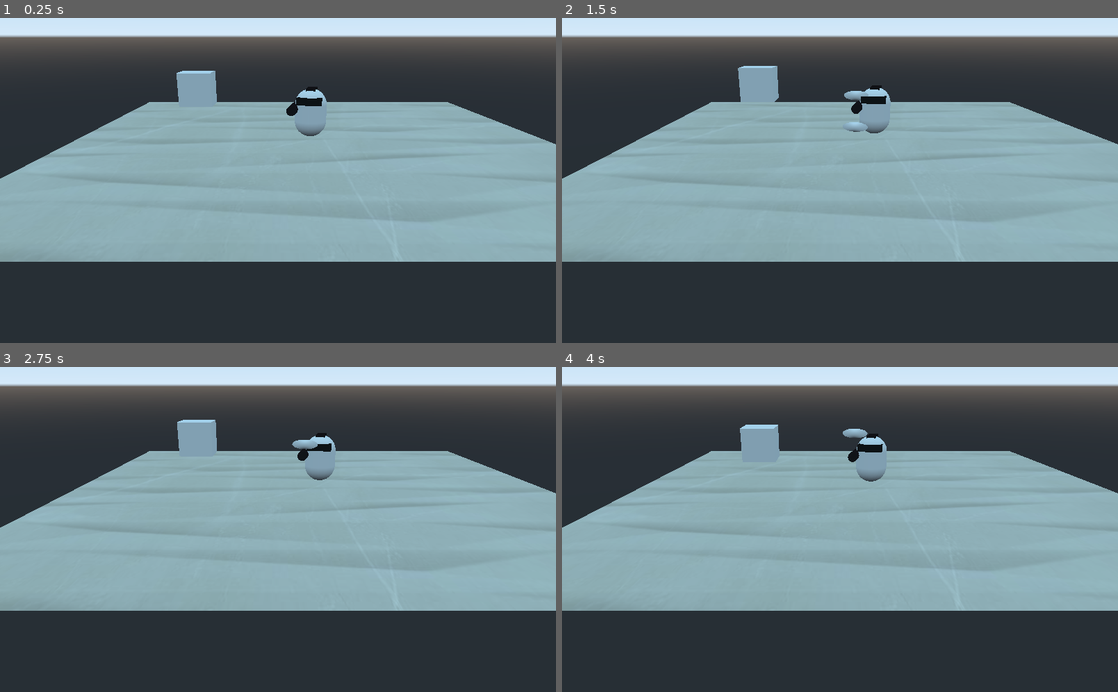
Above: before the commit, frames 1-4 (two rows, left to right).
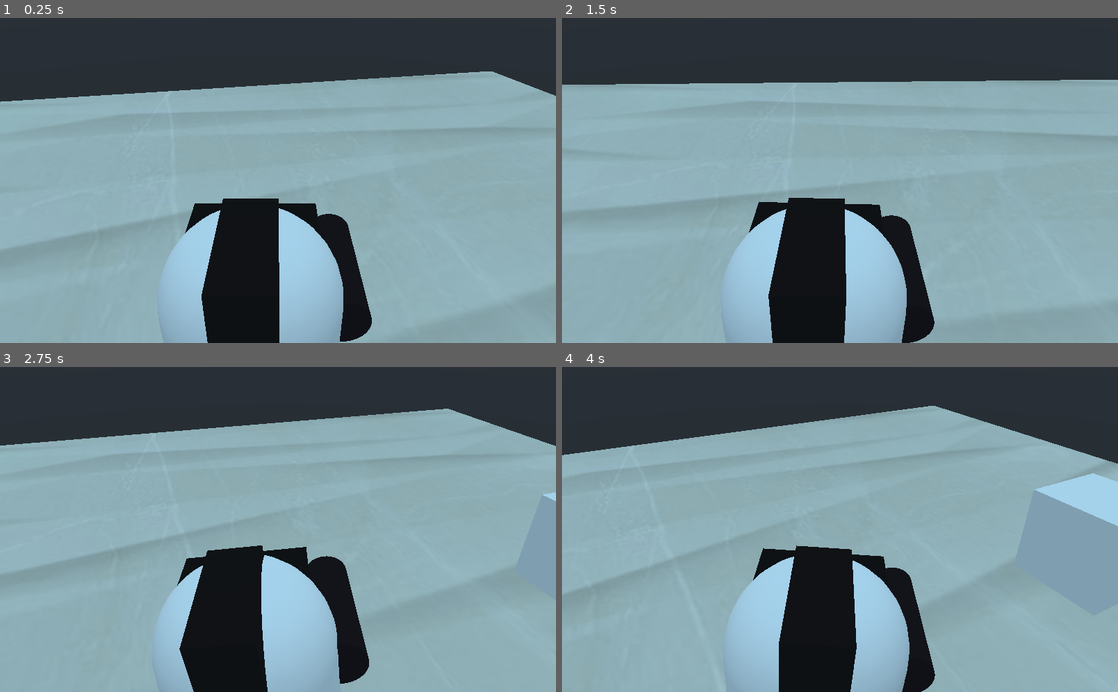
Above: after the commit, the same moments.

Repository: MrPeanutbutter434/Laser-Game-FPS
Game: Godot game, scene res://Scenes/Landing.tscn
The game is run twice, just before and just after one commit, with the same random seed, the same clock (stepped at 60 frames per second) and the same inputs.
Inputs (mouse positions are in pixels of both pictures, inside the frame that each line leads up to):
- Up to frame 1 (0.25 s): no input
- Up to frame 2 (1.5 s): move the mouse to (962, 164) at 0.52 s; hold Right (move_right) 0.53-1.28 s; tap Space (shoot) at 0.6, 1.35 s; move the mouse to (728, 196) at 1.27 s; hold Down (move_backwards) from 1.28 s (still down)
- Up to frame 3 (2.75 s): move the mouse to (333, 458) at 2.02 s; release Down (move_backwards) at 2.03 s; hold Right (move_right) from 2.03 s (still down); tap Space (shoot) at 2.1 s
- Up to frame 4 (4 s): move the mouse to (812, 594) at 2.77 s; release Right (move_right) at 2.78 s; hold Up (move_forward) 2.78-3.53 s; tap Space (shoot) at 2.85, 3.6 s; move the mouse to (1006, 578) at 3.52 s; hold Left (move_left) from 3.53 s (still down)

The runs differ from the first frame. In frame 1, 52% of the frame differs, in the area x 0-100%, y 0-100%; in frame 2, 53%; in frame 3, 55%; in frame 4, 54%.
Error after the commit: Invalid get index 'global_transform' (on base: 'null instance'). (res://Scenes/Scripts/Player.gd:49)

Commit message:
Added mouse rotation for player (#4)
* Added rotation

- Player can rotate with mouse input

* Update Landing.tscn

- Remove physics material from ground

Diff:
--- a/Scenes/Landing.tscn
+++ b/Scenes/Landing.tscn
@@ -10,19 +10,23 @@
 [node name="Node" type="Node"]
 
 [node name="Ground" parent="." instance=ExtResource( 2 )]
-
-[node name="Camera" type="Camera" parent="."]
-transform = Transform( -1, 1.11444e-07, -3.06191e-07, 0, 0.939693, 0.34202, 3.25841e-07, 0.34202, -0.939693, 2.06783, 6.2486, -25.1601 )
-keep_aspect = 0
+collision_mask = 2
+physics_material_override = null
 
 [node name="Player" parent="." instance=ExtResource( 1 )]
 transform = Transform( 0.210147, 0.97767, -1.59283e-07, 0, -1.62921e-07, -1, -0.97767, 0.210147, -3.42374e-08, 0, 1.67609, 0 )
+
+[node name="Camera" type="Camera" parent="Player"]
+transform = Transform( 8.14603e-08, 0.5, -0.866025, 1, -1.62921e-07, 0, -1.41093e-07, -0.866025, -0.5, -3.15973, 0.286945, -3.78172 )
+keep_aspect = 0
 
 [node name="Objects" type="Node" parent="."]
 
 [node name="RigidBody" type="RigidBody" parent="Objects"]
 transform = Transform( 1, 0, 0, 0, 1, 0, 0, 0, 1, 7.06325, 3.43701, 0 )
 collision_layer = 2
+collision_mask = 0
+mass = 10.0
 __meta__ = {
 "_edit_group_": true
 }
--- a/Scenes/Players/Player.tscn
+++ b/Scenes/Players/Player.tscn
@@ -2,51 +2,50 @@
 
 [ext_resource path="res://Scenes/Scripts/Player.gd" type="Script" id=1]
 
-[sub_resource type="CapsuleShape" id=1]
+[sub_resource type="CubeMesh" id=9]
 
-[sub_resource type="CapsuleMesh" id=2]
+[sub_resource type="SpatialMaterial" id=10]
+albedo_color = Color( 0.027451, 0.00392157, 0.00392157, 1 )
 
 [sub_resource type="CubeMesh" id=3]
 
 [sub_resource type="SpatialMaterial" id=4]
-albedo_color = Color( 0.027451, 0.00392157, 0.00392157, 1 )
+albedo_color = Color( 0.0627451, 0.0117647, 0.0117647, 1 )
 
-[sub_resource type="CubeMesh" id=5]
+[sub_resource type="CylinderMesh" id=5]
 
 [sub_resource type="SpatialMaterial" id=6]
-albedo_color = Color( 0.0627451, 0.0117647, 0.0117647, 1 )
+albedo_color = Color( 0.0862745, 0.0235294, 0.0509804, 1 )
 
-[sub_resource type="CylinderMesh" id=7]
+[sub_resource type="CapsuleMesh" id=7]
 
-[sub_resource type="SpatialMaterial" id=8]
-albedo_color = Color( 0.0862745, 0.0235294, 0.0509804, 1 )
+[sub_resource type="CapsuleShape" id=8]
 
 [node name="Player" type="KinematicBody"]
 transform = Transform( 1, 0, 0, 0, -1.62921e-07, -1, 0, 1, -1.62921e-07, 0.00346375, 0, 0 )
 script = ExtResource( 1 )
-__meta__ = {
-"_edit_group_": true
-}
+
+[node name="RotationHelper" type="Spatial" parent="."]
+
+[node name="Eyes" type="MeshInstance" parent="RotationHelper"]
+transform = Transform( 0.6, 0, 0, 0, 0.762822, -8.89691e-08, 0, -8.89691e-08, 0.216734, 0.437992, -1.31813e-07, -0.809062 )
+mesh = SubResource( 9 )
+material/0 = SubResource( 10 )
+
+[node name="MeshInstance" type="MeshInstance" parent="RotationHelper"]
+transform = Transform( 0.691364, 0, 0, 0, -1.62921e-07, -0.295723, 0, 1, -4.81795e-08, -0.295412, -8.33064e-08, -0.511331 )
+mesh = SubResource( 3 )
+material/0 = SubResource( 4 )
+
+[node name="Hand" type="MeshInstance" parent="RotationHelper"]
+transform = Transform( -9.81854e-08, -0.815482, 5.70075e-22, 0.3, -4.01339e-07, 1.12678e-08, -1.12678e-08, 1.50741e-14, 0.3, 0.6, 1, -0.3 )
+mesh = SubResource( 5 )
+material/0 = SubResource( 6 )
+
+[node name="Body" type="MeshInstance" parent="RotationHelper"]
+mesh = SubResource( 7 )
+material/0 = null
 
 [node name="CollisionShape" type="CollisionShape" parent="."]
 visible = false
-shape = SubResource( 1 )
-
-[node name="Body" type="MeshInstance" parent="."]
-mesh = SubResource( 2 )
-material/0 = null
-
-[node name="Eyes" type="MeshInstance" parent="."]
-transform = Transform( 0.6, 0, 0, 0, 0.762822, -8.89691e-08, 0, -8.89691e-08, 0.216734, 0.437992, -1.31813e-07, -0.809062 )
-mesh = SubResource( 3 )
-material/0 = SubResource( 4 )
-
-[node name="MeshInstance" type="MeshInstance" parent="."]
-transform = Transform( 0.691364, 0, 0, 0, -1.62921e-07, -0.295723, 0, 1, -4.81795e-08, -0.295412, -8.33064e-08, -0.511331 )
-mesh = SubResource( 5 )
-material/0 = SubResource( 6 )
-
-[node name="Hand" type="MeshInstance" parent="."]
-transform = Transform( -9.81854e-08, -0.815482, 5.70075e-22, 0.3, -4.01339e-07, 1.12678e-08, -1.12678e-08, 1.50741e-14, 0.3, 0.6, 1, -0.3 )
-mesh = SubResource( 7 )
-material/0 = SubResource( 8 )
+shape = SubResource( 8 )
--- a/Scenes/Scripts/Player.gd
+++ b/Scenes/Scripts/Player.gd
@@ -3,11 +3,16 @@
 
 onready var Bullet = preload("res://Scenes/Players/Bullet.tscn")
 
+const JUMP_SPEED = 18
 
-# Declare member variables here. Examples:
 var motion = Vector3()
+var MOUSE_SENSITIVITY = 0.05
+var rotation_helper
 
-# Called every frame. 'delta' is the elapsed time since the previous frame.
+func _ready():
+	rotation_helper = $RotationHelper
+	Input.set_mouse_mode(Input.MOUSE_MODE_CAPTURED)
+
 func _process(delta):
 	move()
 	shoot()
@@ -30,6 +35,12 @@
 
 	move_and_slide(motion.normalized(), Vector3.UP)
 
+	if Input.is_action_just_pressed("ui_cancel"):
+		if Input.get_mouse_mode() == Input.MOUSE_MODE_VISIBLE:
+			Input.set_mouse_mode(Input.MOUSE_MODE_CAPTURED)
+		else:
+			Input.set_mouse_mode(Input.MOUSE_MODE_VISIBLE)
+
 
 func shoot():
 	if Input.is_action_just_pressed("shoot"):
@@ -37,3 +48,9 @@
 		owner.add_child(bullet)
 		bullet.transform = $Hand.global_transform
 		bullet.velocity = -bullet.transform.basis.z*bullet.muzzle_velocity
+
+
+func _input(event):
+	if event is InputEventMouseMotion and Input.get_mouse_mode() == Input.MOUSE_MODE_CAPTURED:
+		rotation_helper.rotate_x(deg2rad(event.relative.y * MOUSE_SENSITIVITY))
+		self.rotate_y(deg2rad(event.relative.x * MOUSE_SENSITIVITY * -1))
